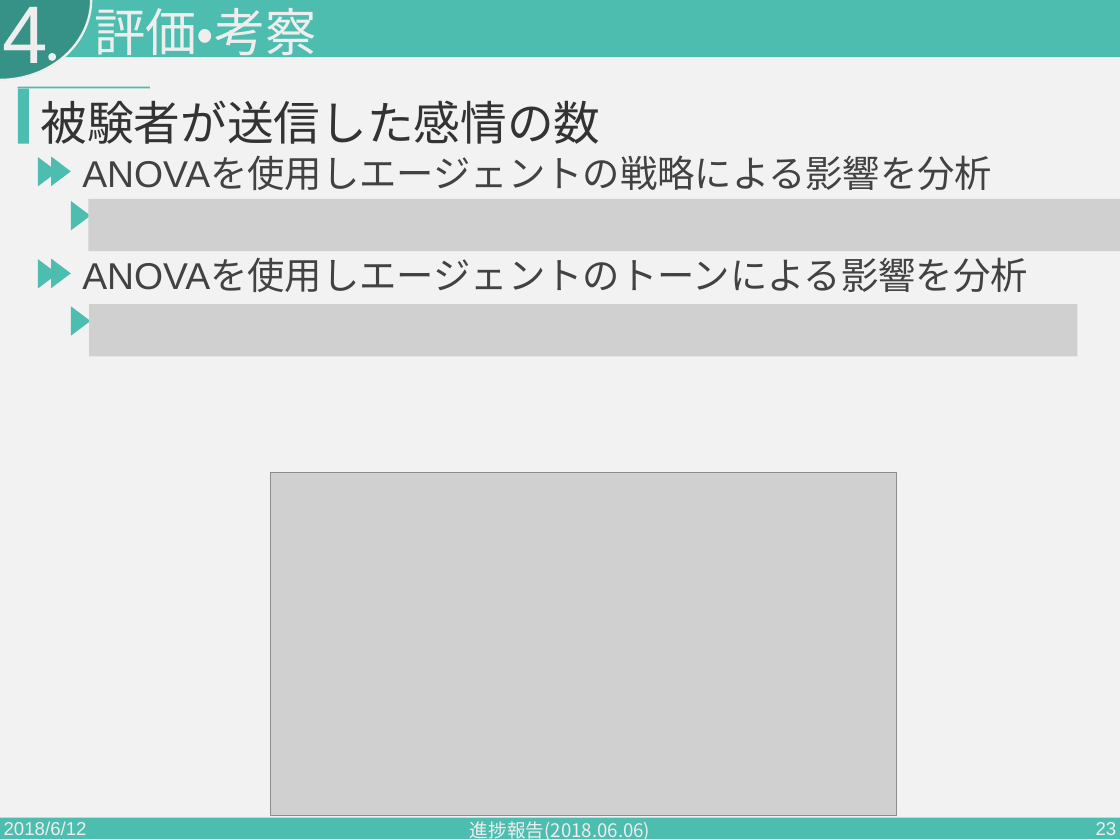
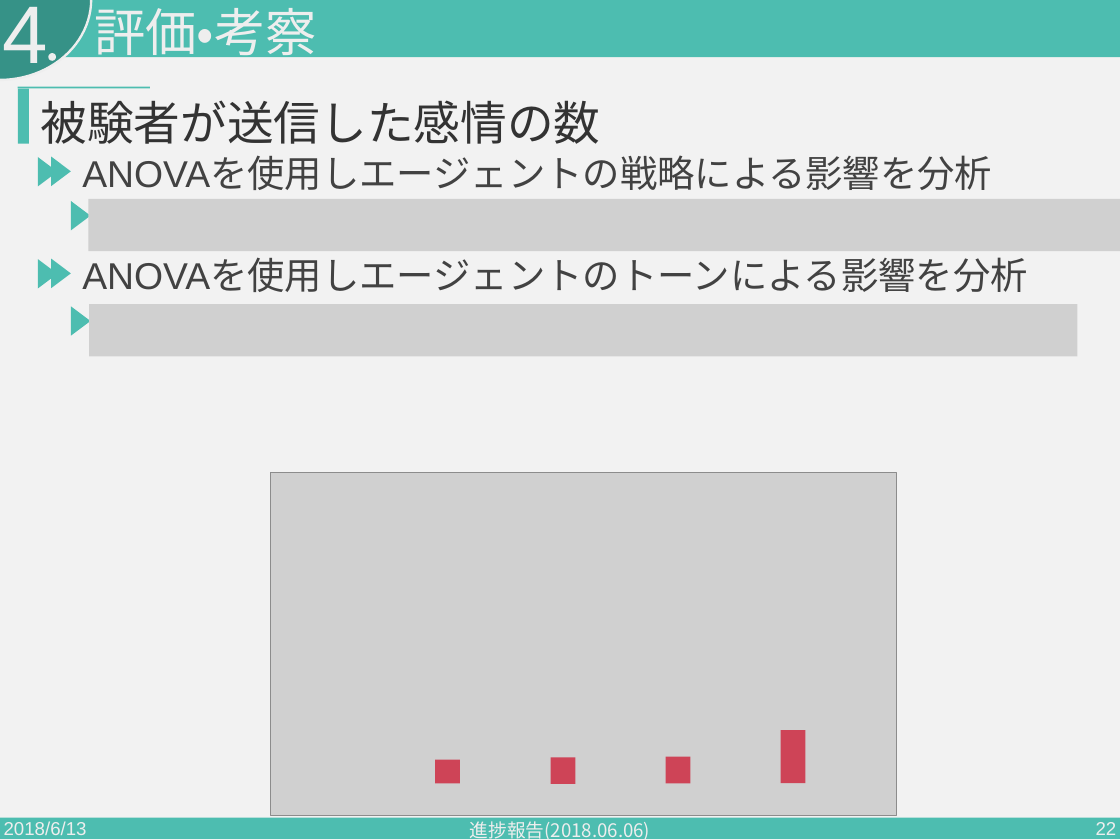
Before and after one commit to PajamaDrive/presentation, a slide deck: slide 22 of presentation_2nd.pptx (slide 23 before the commit). Drawn at 1120x840 pixels with LibreOffice and Linux fonts; fonts in the diff are those of the drawing; grey boxes stand for pictures. Boxes give left, top, right and bottom in pixels: in the first picture for what was removed or moved away, otherwise in the second. Text is boxed around its words. In the diff, an @@ line names an element or a change of style, - is before the commit and + after.

```diff
--- a/presentation_2nd.pptx
+++ b/presentation_2nd.pptx
@@ rectangle added at [781, 730, 805, 783], fill #CE4457 @@
@@ rectangle added at [435, 759, 460, 783], fill #CE4457 @@
@@ rectangle added at [550, 758, 575, 784], fill #CE4457 @@
@@ rectangle added at [666, 757, 690, 783], fill #CE4457 @@
@@ text at [4, 821, 87, 840]: text changed @@
-2018/6/12
+2018/6/13
@@ page number at [1096, 822, 1117, 835]: text changed @@
-23
+22
```
Also in this commit, not shown: 32 other slides changed, 15 slides added.
